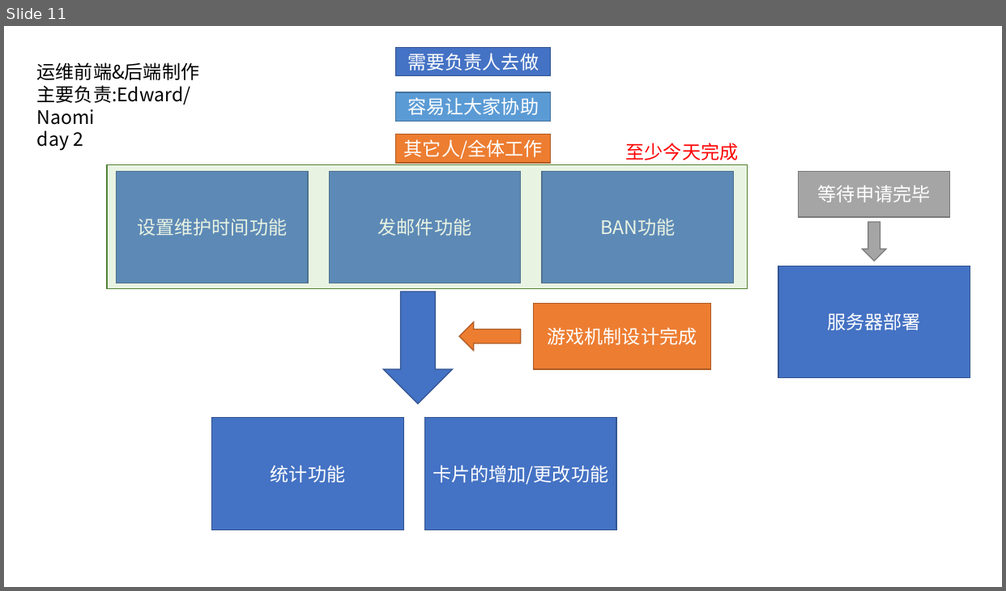
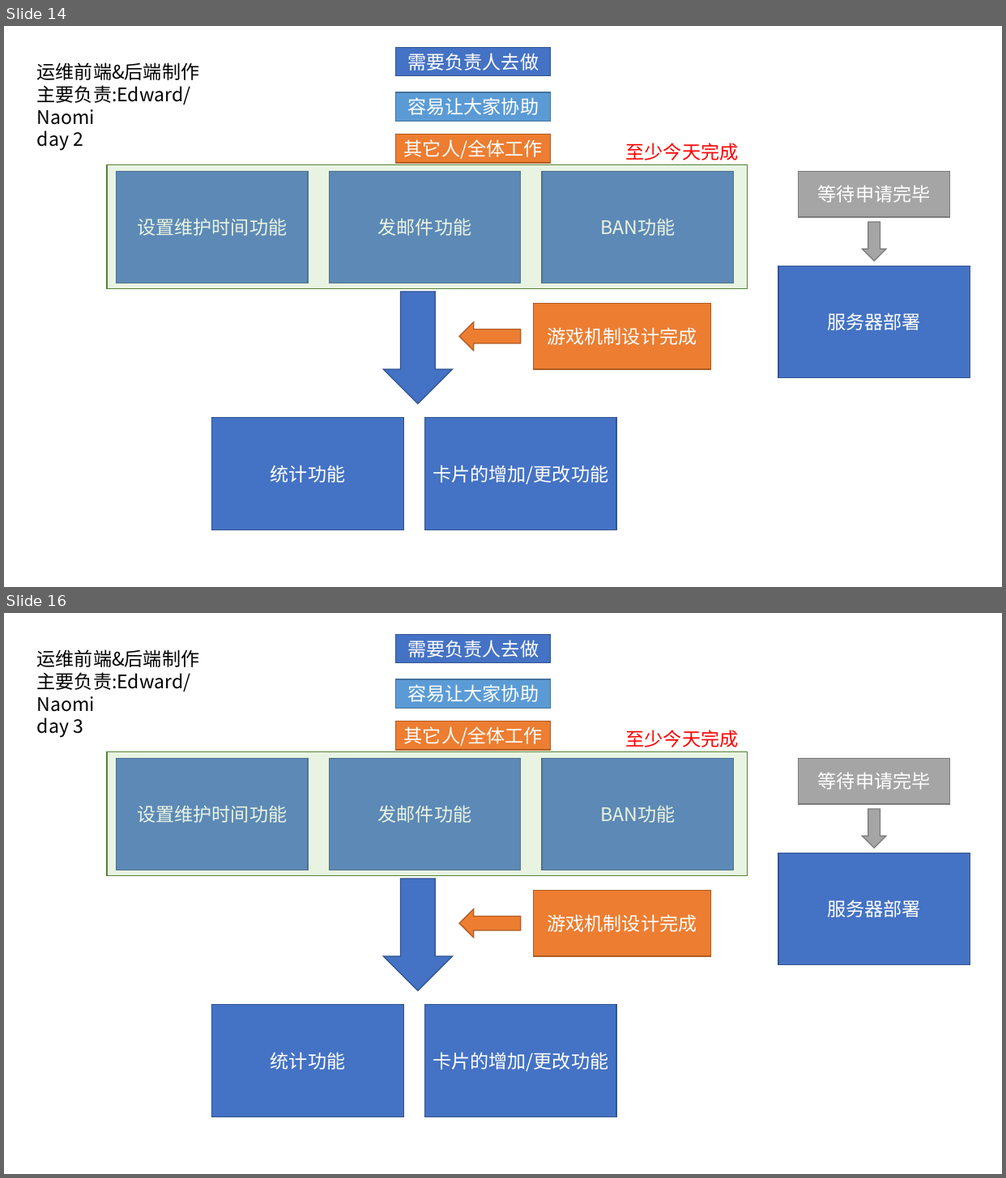
Before and after one commit to bluelaserpointer/CardGame, a slide deck: plan/抽卡手游.pptx. Shown one above the other, each under a label of ours: slide 11 before the commit, slides 14 and 16 after it; the slides between them are not shown. The pictures are 1006x591 and 1006x1178 pixels, drawn with LibreOffice and Linux fonts; fonts in the diff are those of the drawing. Boxes give left, top, right and bottom in pixels: in the first picture for what was removed or moved away, otherwise in the second. Text is boxed around its words. In the diff, an @@ line names an element or a change of style, - is before the commit and + after.

```diff
--- a/plan/抽卡手游.pptx
+++ b/plan/抽卡手游.pptx
@@ slide 16 added at [4, 613, 1002, 1174], background #FFFFFF @@
@@ rectangle added at [396, 634, 552, 662], fill #4472C4, outline #325491 1 pt, 18 pt, text #FFFFFF @@
+需要负责人去做
@@ text added at [37, 649, 200, 738], 18 pt, text #000000 @@
+运维前端&后端制作
+主要负责:Edward/Naomi
+day 3
@@ rectangle added at [396, 679, 552, 708], fill #5B9BD5, outline #43739E 1 pt, 18 pt, text #FFFFFF @@
+容易让大家协助
@@ rectangle added at [396, 722, 552, 750], fill #ED7D31, outline #AF5C24 1 pt, 18 pt, text #FFFFFF @@
+其它人/全体工作
@@ text added at [626, 730, 739, 747], 18 pt, text #FF0000 @@
+至少今天完成
@@ rectangle added at [107, 752, 747, 876], fill #A9D18E at 25% opacity, outline #548235 1 pt @@
@@ rectangle added at [117, 758, 308, 871], fill #4472C4, outline #325491 1 pt, 18 pt, text #FFFFFF @@
+设置维护时间功能
@@ rectangle added at [329, 758, 521, 871], fill #4472C4, outline #325491 1 pt, 18 pt, text #FFFFFF @@
+发邮件功能
@@ rectangle added at [543, 758, 734, 871], fill #4472C4, outline #325491 1 pt, 18 pt, text #FFFFFF @@
+BAN功能
@@ rectangle added at [799, 758, 949, 804], fill #A5A5A5, outline #7A7A7A 1 pt, 18 pt, text #FFFFFF @@
+等待申请完毕
@@ down arrow added at [863, 809, 887, 848], fill #A5A5A5, outline #7A7A7A 1 pt @@
@@ rectangle added at [779, 854, 970, 965], fill #4472C4, outline #325491 1 pt, 18 pt, text #FFFFFF @@
+服务器部署
@@ down arrow added at [384, 879, 453, 991], fill #4472C4, outline #325491 1 pt @@
@@ rectangle added at [533, 890, 710, 956], fill #ED7D31, outline #AF5C24 1 pt, 18 pt, text #FFFFFF @@
+游戏机制设计完成
@@ right arrow added at [459, 909, 521, 938], fill #ED7D31, outline #AF5C24 1 pt @@
@@ rectangle added at [212, 1005, 404, 1118], fill #4472C4, outline #325491 1 pt, 18 pt, text #FFFFFF @@
+统计功能
@@ rectangle added at [424, 1005, 616, 1118], fill #4472C4, outline #325491 1 pt, 18 pt, text #FFFFFF @@
+卡片的增加/更改功能
@@ what was slide 11 is now slide 14 @@
```
Also in this commit, not shown: 3 other slides added.
